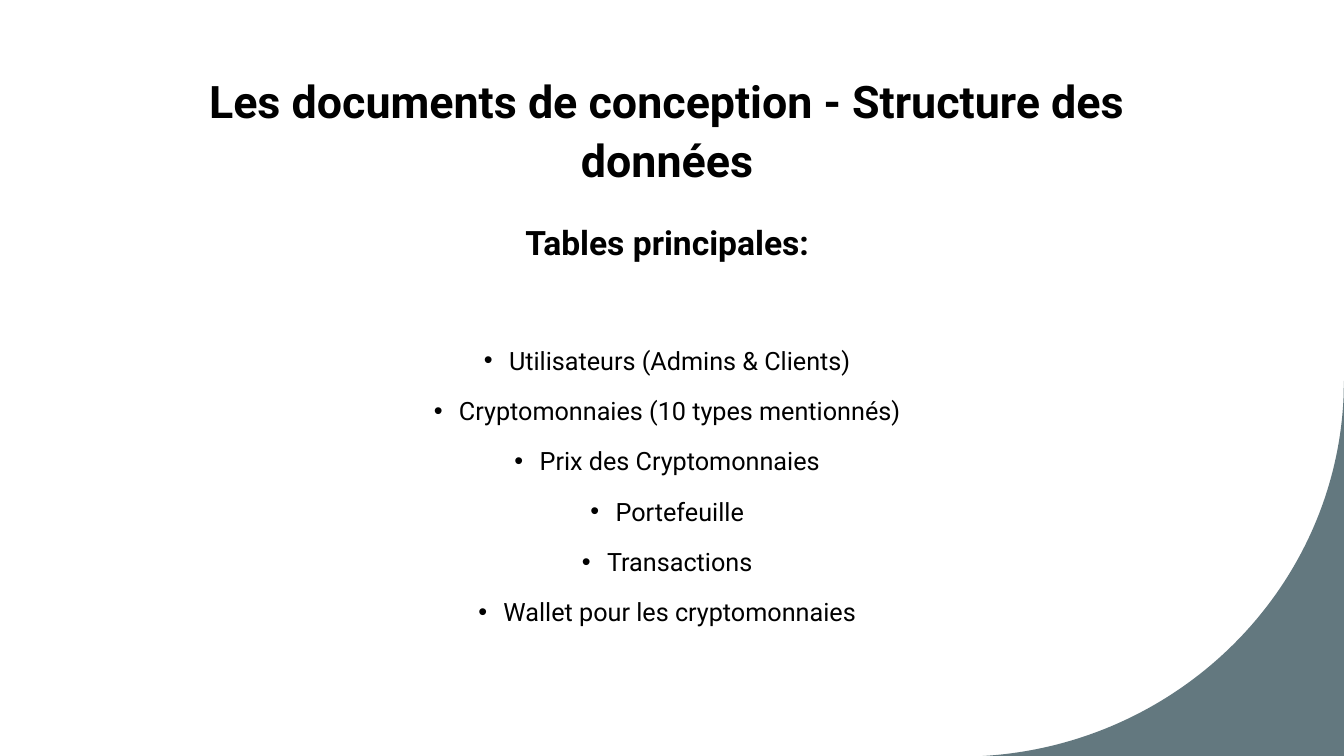
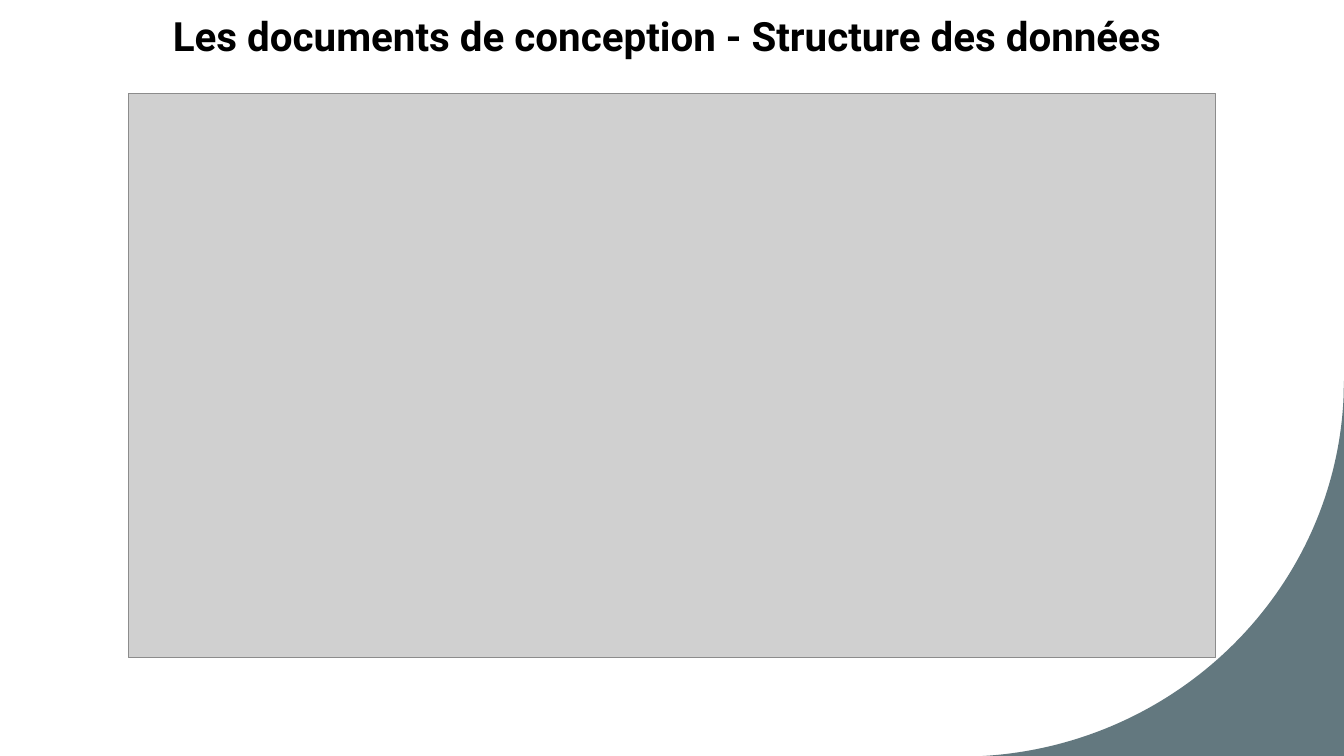
Before and after one commit to FlorentGATTI/projet-finale_bitchest, a slide deck: slide 4 of Bitchest_slides.pptx. Drawn at 1344x756 pixels with LibreOffice and Linux fonts; fonts in the diff are those of the drawing; grey boxes stand for pictures. Boxes give left, top, right and bottom in pixels: in the first picture for what was removed or moved away, otherwise in the second. Text is boxed around its words. In the diff, an @@ line names an element or a change of style, - is before the commit and + after.

```diff
--- a/Bitchest_slides.pptx
+++ b/Bitchest_slides.pptx
@@ title "Les documents de conception - ...": place and size @@
-title "Les documents de conception - ..." at bbox=[209, 84, 1123, 178]
+title "Les documents de conception - ..." at bbox=[173, 20, 1161, 60]
@@ title "Les documents de conception - ..." at bbox=[173, 20, 1161, 60]: size 32 to 28.8 pt @@
@@ picture added at bbox=[128, 93, 1216, 657] @@
@@ text removed at bbox=[459, 229, 900, 627] @@
-Tables principales:
-• Utilisateurs (Admins & Clients)
-• Cryptomonnaies (10 types mentionnés)
-• Prix des Cryptomonnaies
-• Portefeuille
-• Transactions
-• Wallet pour les cryptomonnaies
```
Also in this commit, not shown: 5 other slides changed, 2 slides added, 2 slides removed, 9 other files.
